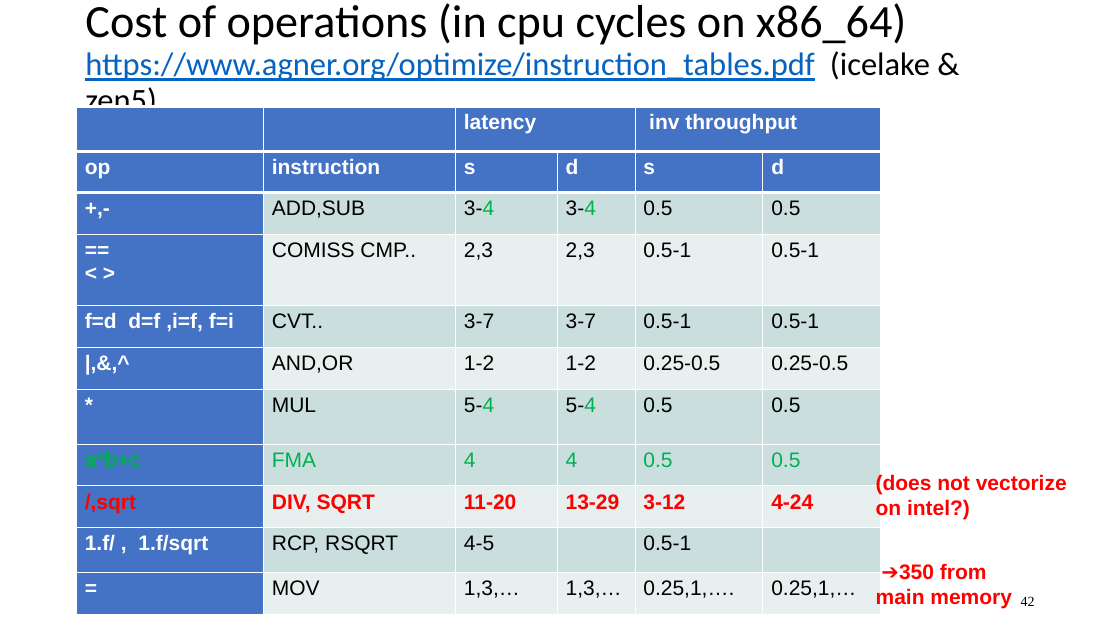
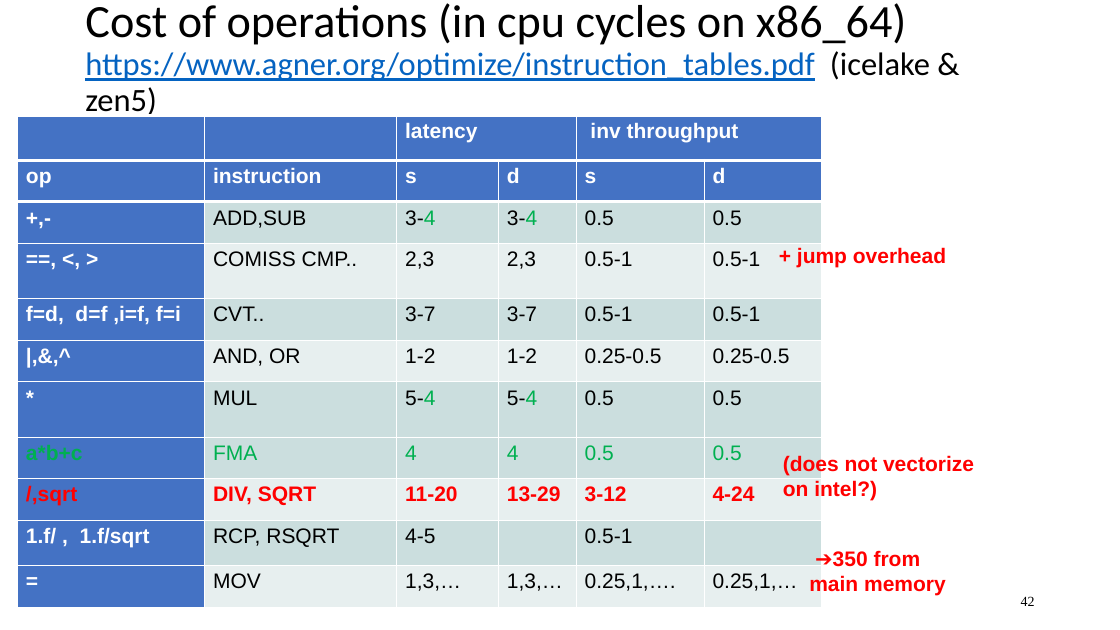
Before and after one commit to VinInn/FPCourse, a slide deck: slide 42 of Slides/FPforScientist.pptx. Drawn at 1120x630 pixels with LibreOffice and Linux fonts; fonts in the diff are those of the drawing. Boxes give left, top, right and bottom in pixels: in the first picture for what was removed or moved away, otherwise in the second. Text is boxed around its words. In the diff, an @@ line names an element or a change of style, - is before the commit and + after.

Commit message:
new table

```diff
--- a/Slides/FPforScientist.pptx
+++ b/Slides/FPforScientist.pptx
@@ table at box(18, 116, 823, 595) @@
-row 4, column 1: == / < >
+row 4, column 1: ==, <, >
-row 5, column 1: f=d d=f ,i=f, f=i
+row 5, column 1: f=d, d=f ,i=f, f=i
-row 6, column 2: AND,OR
+row 6, column 2: AND, OR
@@ table: place and size @@
-table at box(76, 107, 881, 602)
+table at box(18, 116, 823, 595)
@@ text added at box(797, 247, 946, 268), 18 pt, text #FF0000, bold @@
++ jump overhead
@@ text "(does not vectorize on intel?)": place and size @@
-text "(does not vectorize on intel?)" at box(876, 474, 1067, 520)
+text "(does not vectorize on intel?)" at box(783, 455, 974, 501)
@@ text "➔350 from main memory": place and size @@
-text "➔350 from main memory" at box(876, 563, 1012, 608)
+text "➔350 from main memory" at box(809, 550, 946, 596)
@@ text removed at box(504, 594, 615, 609) @@
-Vincenzo Innocente
```
Also in this commit, not shown: 2 other slides changed.
